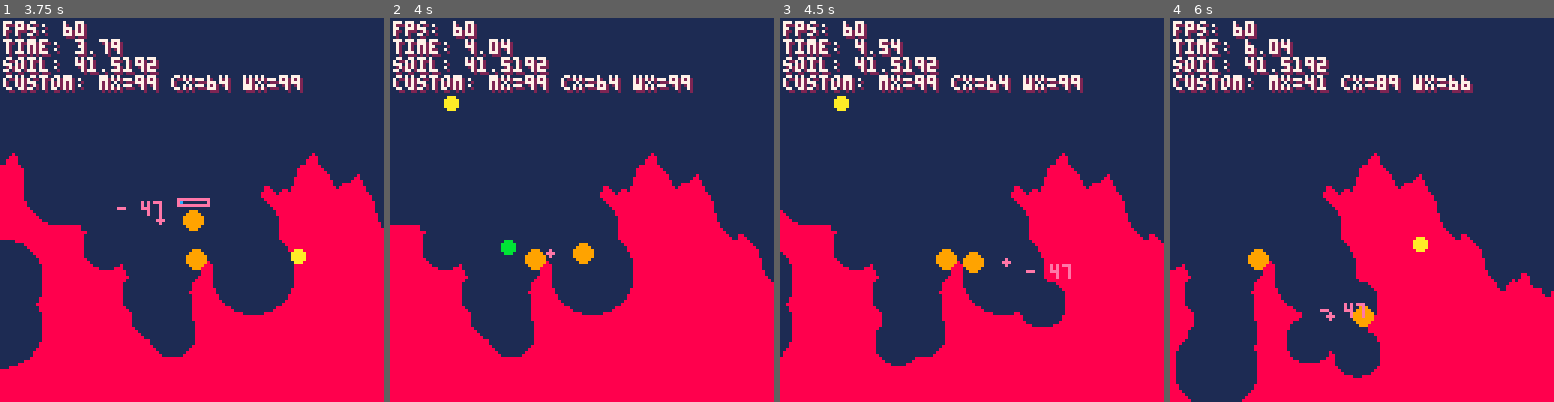
Above: before the commit, frames 1-4 (left to right).
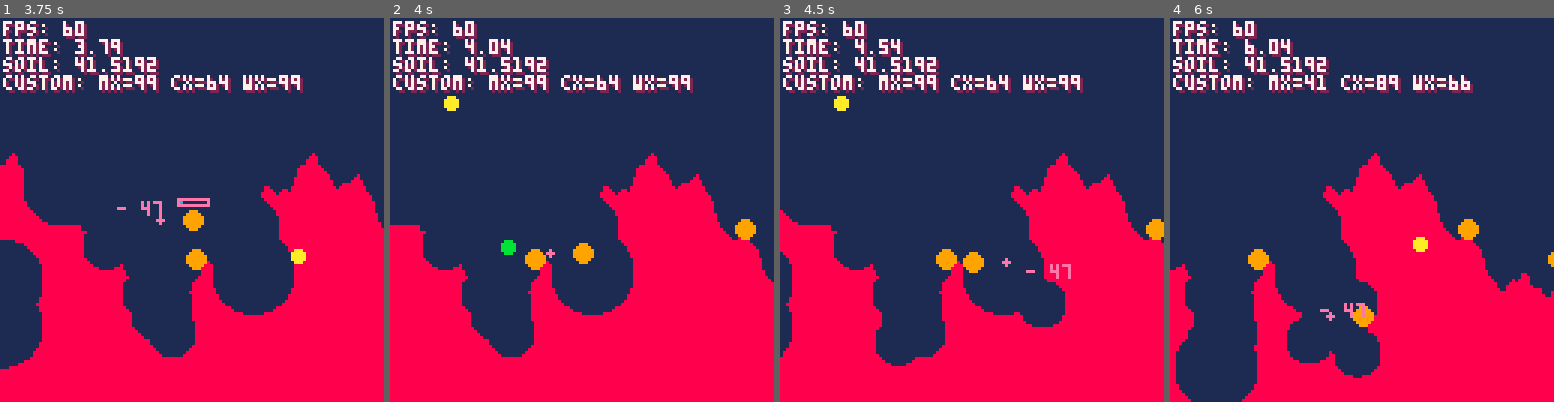
Above: after the commit, the same moments.

Repository: SelfDevTV/pixeltrench
Game: PICO-8 cartridge pixeltrench.p8
Two runs of this game, one before a commit and one after it. Both use one fixed random seed, a clock stepped at 60 frames per second and the inputs below.
Inputs (mouse positions are in pixels of both pictures, inside the frame that each line leads up to):
- Up to frame 1 (3.75 s): tap X (X key) at 0.33, 1.07, 1.85, 2.97 s; click (280, 121) at 0.67 s; tap O (Z key) at 0.7, 1.7, 2.1, 2.5, 2.9, 3.3, 3.7 s; click (46, 267) at 1.22 s; hold Right 1.6-2.1 s; click (107, 114) at 1.77 s; hold Up 2.15-2.42 s; click (172, 259) at 2.32 s; hold Right 2.47-3.03 s; click (234, 106) at 2.87 s; hold Left 3.08-3.58 s; click (295, 256) at 3.42 s; hold Down from 3.63 s (still down)
- Up to frame 2 (4 s): release Down at 3.97 s; click (451, 102) at 3.97 s
- Up to frame 3 (4.5 s): hold Right from 4.02 s (still down); tap X (X key) at 4.08 s; tap O (Z key) at 4.1 s
- Up to frame 4 (6 s): tap O (Z key) every 0.4 s from 4.5 to 5.7 s; click (1292, 248) at 4.52 s; release Right at 4.68 s; hold Up 4.73-5.03 s; click (1354, 94) at 5.07 s; hold Left 5.08-5.68 s; tap X (X key) at 5.2 s; click (1419, 244) at 5.62 s; hold Down from 5.73 s (still down)

Frame 1 is identical in both runs. In frame 2, 0.2% of the frame differs, in the area x 89-96%, y 52-58%; in frame 3, 0.2%; in frame 4, 0.3%, in the area x 75-100%, y 52-65%.

Commit message:
Add team support with two teams and worms

Diff:
--- a/pixeltrench.p8
+++ b/pixeltrench.p8
@@ -79,7 +79,13 @@
         }
 end
 
-worms = {}
+function create_team()
+        return { worms = {} }
+end
+
+teams = {}
+active_team_idx = 1
+active_team = nil
 active_worm_idx = 1
 active_worm = nil
 
@@ -294,10 +300,24 @@
         -- Enable devkit mode
         genmap()
         lastSoilPct = soil_coverage_pct()
-        -- spawn some worms
-        add(worms, create_worm(50, 30))
-        add(worms, create_worm(80, 30))
-        active_worm = worms[active_worm_idx]
+        -- create two teams with two worms each
+        local team1 = create_team()
+        local team2 = create_team()
+
+        add(team1.worms, create_worm(50, 30))
+        add(team1.worms, create_worm(80, 30))
+
+        add(team2.worms, create_worm(150, 30))
+        add(team2.worms, create_worm(180, 30))
+
+        for w in all(team1.worms) do w.team = team1 end
+        for w in all(team2.worms) do w.team = team2 end
+
+        add(teams, team1)
+        add(teams, team2)
+
+        active_team = teams[active_team_idx]
+        active_worm = active_team.worms[active_worm_idx]
         cfg.cam_target = active_worm
 
         -- create_projectile(active_worm.x - 6, active_worm.y - 10, 0, 0, 4, 10)
@@ -335,37 +355,39 @@
 function explode(cx, cy, damage_radius)
         carve_circle(cx, cy, damage_radius)
         local max_damage = 70
-        for w in all(worms) do
-                local dist = sqrt((cx - w.x) ^ 2 + (cy - w.y) ^ 2)
-                if dist <= damage_radius then
-                        -- check if terrain is between and block damage, reduce it
-                        local target_x, target_y = w.x - cx, w.y - cy
-                        local step_x, step_y = target_x / dist, target_y / dist
-                        local blocks_between = 0
-                        for i = 1, flr(dist) do
-                                if is_solid(cx + step_x * i, cy + step_y * i) then
-                                        blocks_between += 1
+        for t in all(teams) do
+                for w in all(t.worms) do
+                        local dist = sqrt((cx - w.x) ^ 2 + (cy - w.y) ^ 2)
+                        if dist <= damage_radius then
+                                -- check if terrain is between and block damage, reduce it
+                                local target_x, target_y = w.x - cx, w.y - cy
+                                local step_x, step_y = target_x / dist, target_y / dist
+                                local blocks_between = 0
+                                for i = 1, flr(dist) do
+                                        if is_solid(cx + step_x * i, cy + step_y * i) then
+                                                blocks_between += 1
+                                        end
                                 end
-                        end
-
-                        local damage_factor = (dist / damage_radius)
-                        local damage = max_damage * damage_factor
-                        w.hp -= damage
-                        create_damage_num(w.x, w.y - w.r - 2, flr(damage))
-
-                        local push_x = w.x - cx
-                        local push_y = w.y - cy
-
-                        local len = sqrt(push_x * push_x + push_y * push_y)
-                        if len == 0 then len = 1 end
-
-                        local norm_x = push_x / len
-                        local norm_y = push_y / len
-
-                        local strength = damage_factor * 2
-                        w.y -= 2
-                        w.vx = norm_x * strength
-                        w.vy = norm_y * strength
+
+                                local damage_factor = (dist / damage_radius)
+                                local damage = max_damage * damage_factor
+                                w.hp -= damage
+                                create_damage_num(w.x, w.y - w.r - 2, flr(damage))
+
+                                local push_x = w.x - cx
+                                local push_y = w.y - cy
+
+                                local len = sqrt(push_x * push_x + push_y * push_y)
+                                if len == 0 then len = 1 end
+
+                                local norm_x = push_x / len
+                                local norm_y = push_y / len
+
+                                local strength = damage_factor * 2
+                                w.y -= 2
+                                w.vx = norm_x * strength
+                                w.vy = norm_y * strength
+                        end
                 end
         end
 end
@@ -591,8 +613,10 @@
 function _update60()
         update_projectiles()
         update_damage_nums()
-        for w in all(worms) do
-                update_worm(w, w == active_worm)
+        for t in all(teams) do
+                for w in all(t.worms) do
+                        update_worm(w, w == active_worm)
+                end
         end
         cfg.cam_target = active_worm
         update_cam()
@@ -759,14 +783,16 @@
         cls(cfg.bg_col)
         drawmap_with(cam_x)
 
-        for w in all(worms) do
-                local rx, ry = flr(w.x + 0.5), flr(w.y + 0.5)
-                circfill(rx, ry, w.r, 9)
-                if w == active_worm then
-                        local aim_x = rx + cos(w.aim_angle) * (w.r + 8)
-                        local aim_y = ry + sin(w.aim_angle) * (w.r + 8)
-                        circfill(aim_x, aim_y, 1, 14)
-                        draw_shoot_progress_bar(w)
+        for t in all(teams) do
+                for w in all(t.worms) do
+                        local rx, ry = flr(w.x + 0.5), flr(w.y + 0.5)
+                        circfill(rx, ry, w.r, 9)
+                        if w == active_worm then
+                                local aim_x = rx + cos(w.aim_angle) * (w.r + 8)
+                                local aim_y = ry + sin(w.aim_angle) * (w.r + 8)
+                                circfill(aim_x, aim_y, 1, 14)
+                                draw_shoot_progress_bar(w)
+                        end
                 end
         end
 
